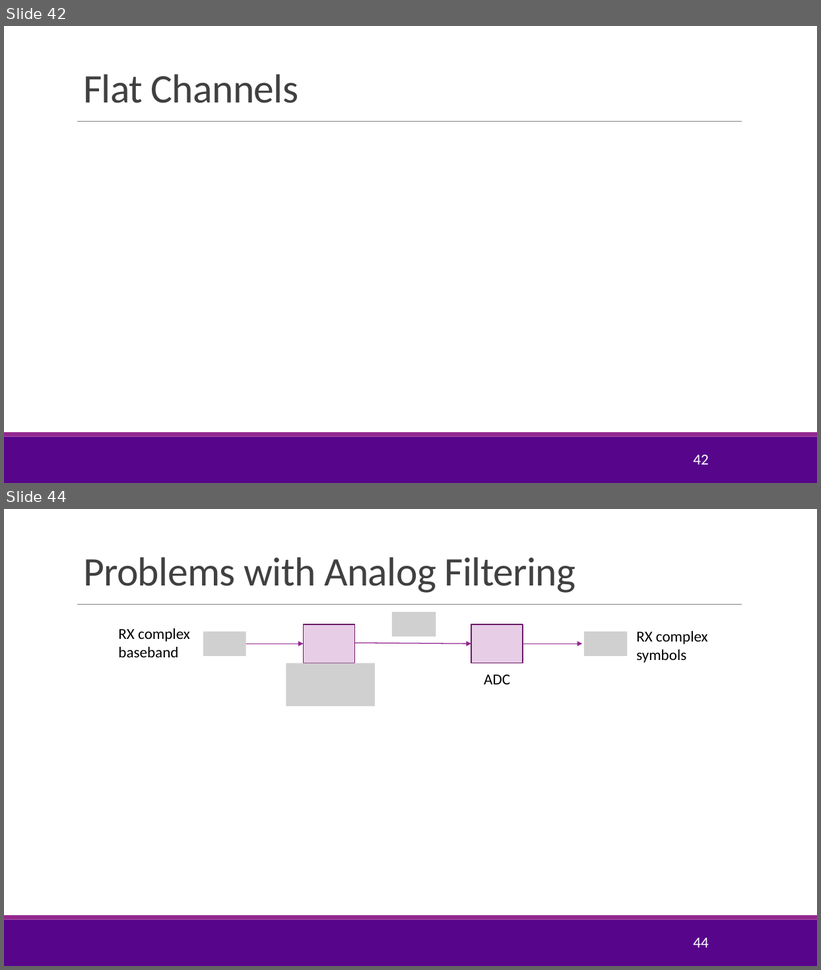
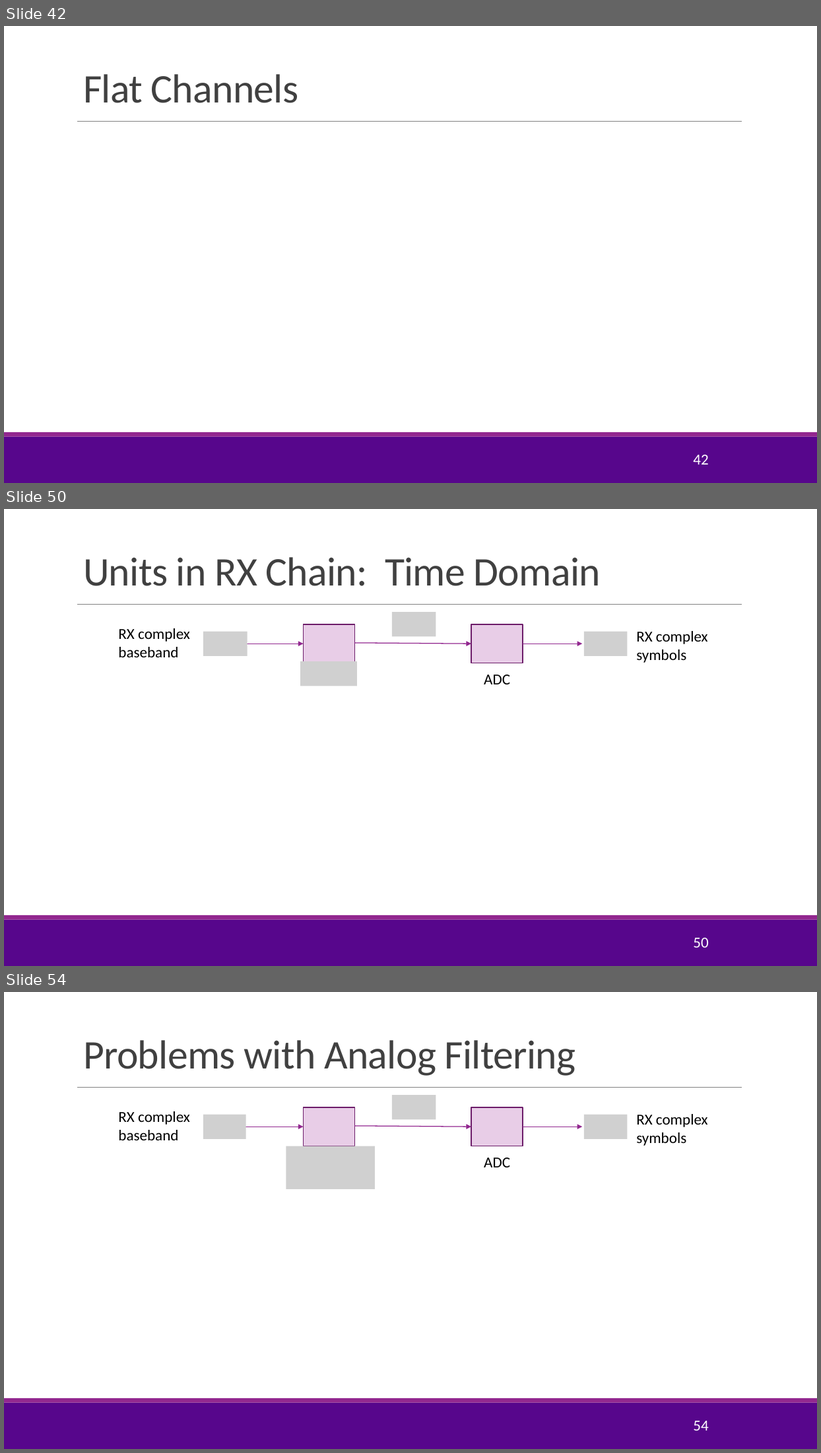
Before and after one commit to sdrangan/digitalcomm, a slide deck: Lectures/Unit03_RxFilter.pptx. Shown one above the other, each under a label of ours: slides 42 and 44 before the commit, slides 42, 50 and 54 after it; the slides between them are not shown. The pictures are 821x970 and 821x1453 pixels, drawn with LibreOffice and Linux fonts; fonts in the diff are those of the drawing; grey boxes stand for pictures; background and template pictures are left out. Boxes give left, top, right and bottom in pixels: in the first picture for what was removed or moved away, otherwise in the second. Text is boxed around its words. In the diff, an @@ line names an element or a change of style, - is before the commit and + after.

```diff
--- a/Lectures/Unit03_RxFilter.pptx
+++ b/Lectures/Unit03_RxFilter.pptx
@@ slide 50 added at (4,509,817,966), background #FFFFFF; not listed: 3 template elements that a slide beside it also shows @@
@@ title added at (83,557,601,586), 48 pt, text #404040 @@
+Units in RX Chain: Time Domain
@@ rectangle added at (304,625,355,663), fill #E8CDE7, outline #6C1D6A 1.25 pt @@
@@ picture added at (392,612,436,636) @@
@@ rectangle added at (471,625,523,663), fill #E8CDE7, outline #6C1D6A 1.25 pt @@
@@ text added at (118,628,190,657), 18 pt, text #000000 @@
+RX complex baseband
@@ picture added at (203,632,248,656) @@
@@ arrow added from (244, 644) to (304, 644), #92278F 1 pt @@
@@ arrow added from (354, 643) to (471, 644), #92278F 1 pt @@
@@ arrow added from (523, 644) to (582, 644), #92278F 1 pt @@
@@ picture added at (584,632,628,656) @@
@@ text added at (636,631,708,663), 18 pt, text #000000 @@
+RX complex symbols
@@ picture added at (300,661,357,686) @@
@@ text added at (484,675,510,685), 18 pt, text #000000 @@
+ADC
@@ page number added at (693,938,708,948), 18 pt, text #FFFFFF @@
+50
@@ what was slide 44 is now slide 54 @@
@@ page number at (693,1421,708,1431): text changed @@
-44
+54
```
Also in this commit, not shown: 6 slides changed, 14 other slides added, 3 other files.
